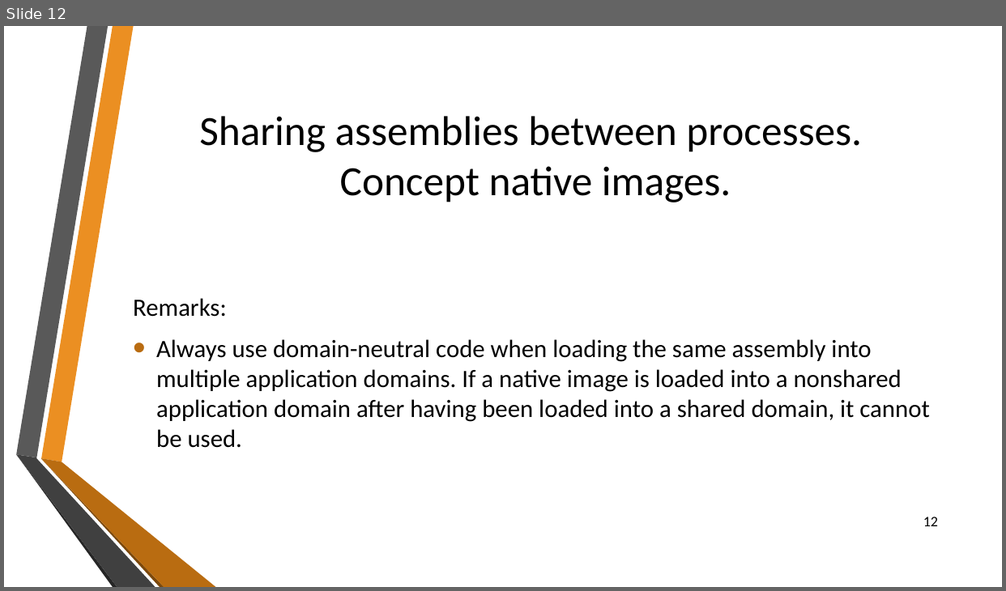
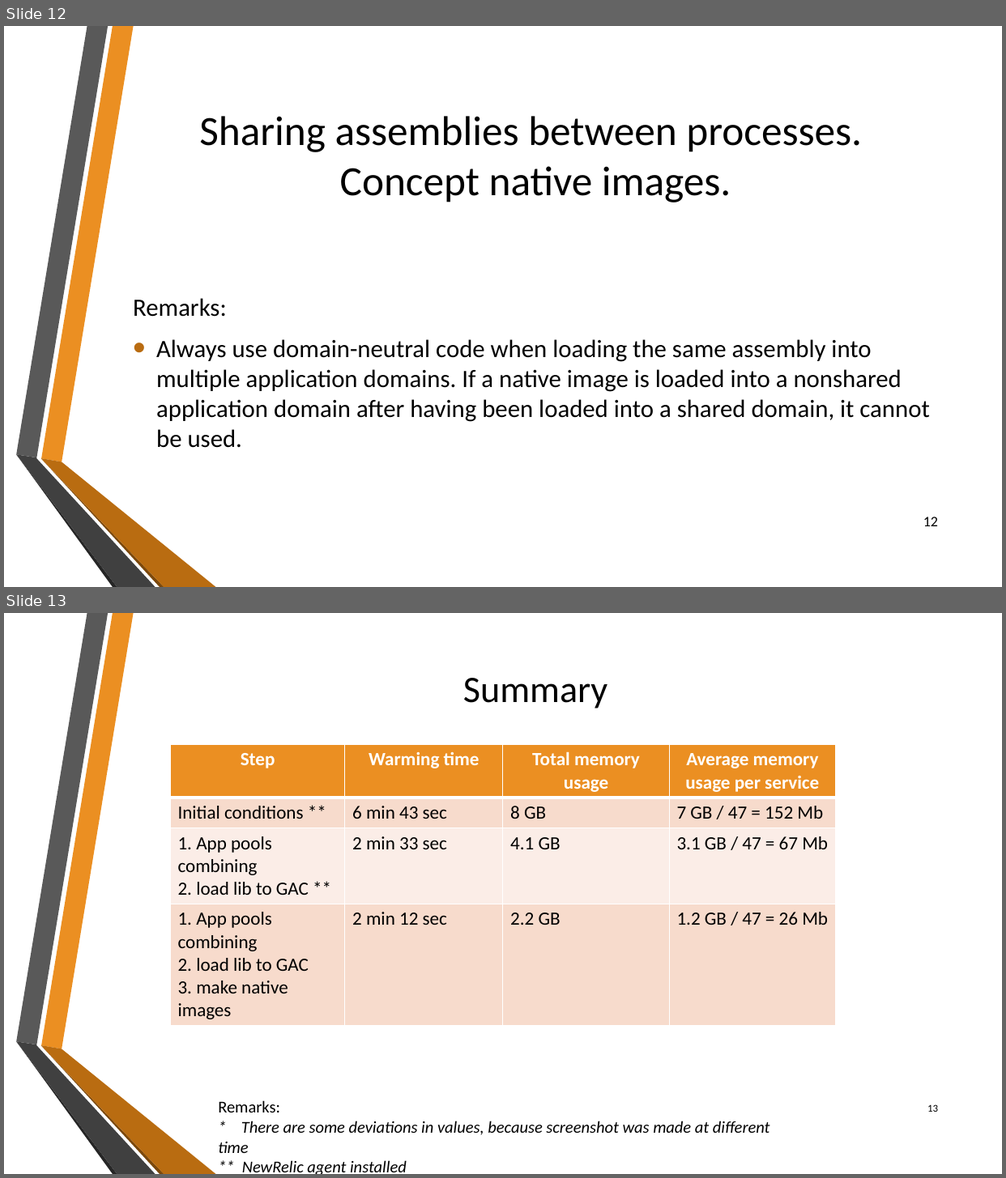
Before and after one commit to sflusov/IISSharingAssemblies, a slide deck: presentation/Sharing common assemblies.pptx. Shown one above the other, each under a label of ours: slide 12 before the commit, slides 12 and 13 after it. The pictures are 1006x591 and 1006x1178 pixels, drawn with LibreOffice and Linux fonts; fonts in the diff are those of the drawing; background and template pictures are left out. Boxes give left, top, right and bottom in pixels: in the first picture for what was removed or moved away, otherwise in the second. Text is boxed around its words. In the diff, an @@ line names an element or a change of style, - is before the commit and + after.

Commit message:
Presentation add slide with summary

```diff
--- a/presentation/Sharing common assemblies.pptx
+++ b/presentation/Sharing common assemblies.pptx
@@ slide 13 added at <box>4,613,1002,1174</box>, background picture (left out); not listed: 6 template elements that a slide beside it also shows @@
@@ title added at <box>463,678,608,709</box>, 36 pt, text #000000 @@
+Summary
@@ table added at <box>170,745,835,1023</box>, 4 rows, 4 columns @@
+Step | Warming time | Total memory usage | Average memory usage per service
+Initial conditions ** | 6 min 43 sec | 8 GB | 7 GB / 47 = 152 Mb
+1. App pools combining / 2. load lib to GAC ** | 2 min 33 sec | 4.1 GB | 3.1 GB / 47 = 67 Mb
+1. App pools combining / 2. load lib to GAC / 3. make native images | 2 min 12 sec | 2.2 GB | 1.2 GB / 47 = 26 Mb
@@ text added at <box>218,1101,770,1174</box>, 16 pt, text #000000, italic @@
+Remarks:
+* There are some deviations in values, because screenshot was made at different time
+** NewRelic agent installed
@@ page number added at <box>927,1105,938,1112</box>, 10 pt, text #000000 @@
+13
```
